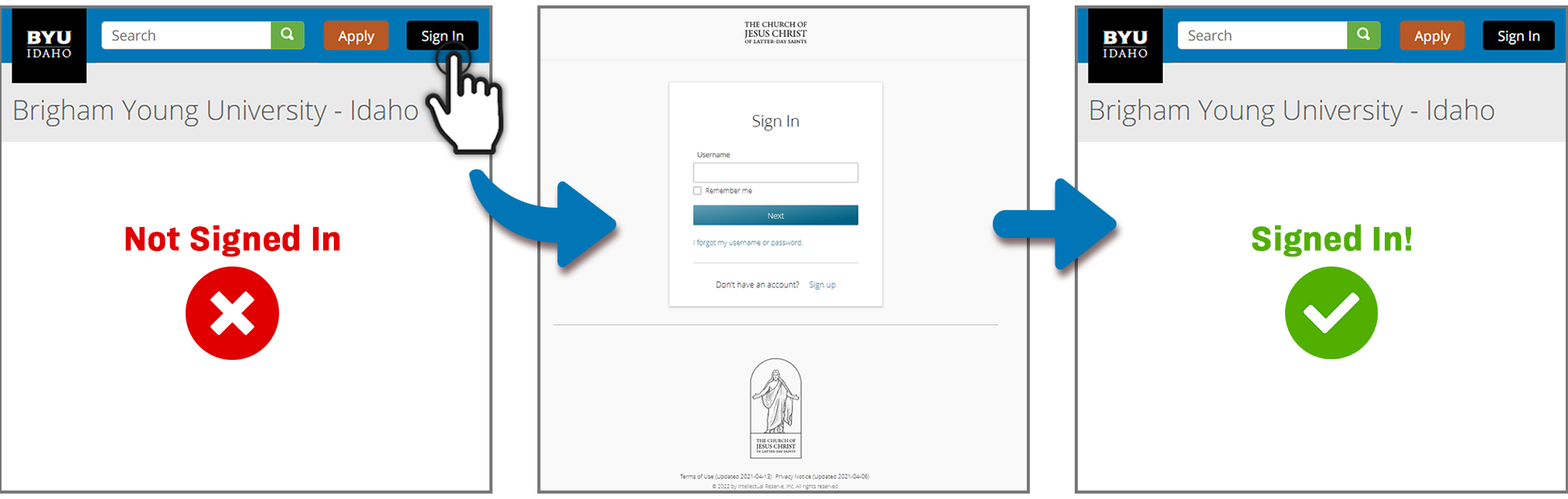
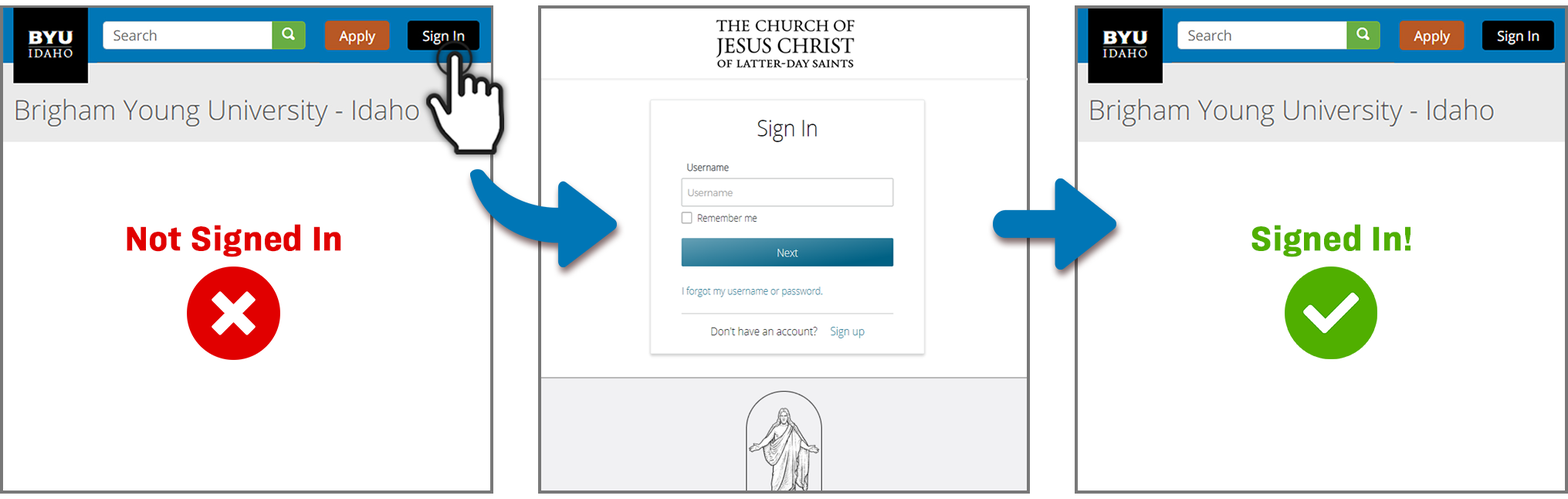
Comparing the layer stacks of the two 1568 × 499 images. Changes:
added group "Left Box" with 5 layers above "Right box" over [left=0, top=6, right=505, bottom=492]
moved "Hand" into group "Left Box", painted on it over [left=429, top=40, right=505, bottom=149]
moved "small-idaho-nav-bar" into group "Left Box", painted on it over [left=1, top=7, right=492, bottom=143]
moved "Not Signed In" into group "Left Box", painted on it over [left=125, top=225, right=342, bottom=257]
moved "Rectangle 3" (1st of 2, in "Left Box") into group "Left Box", painted on it over [left=0, top=6, right=494, bottom=492]
added group "Right box" with 12 layers above "White BG" over [left=538, top=9, right=1541, bottom=492]
added group "Middle Box" with 7 layers in group "Right box" over [left=538, top=9, right=1026, bottom=492]
moved "Rectangle 3" (2nd of 2, in "Right box" › "Middle Box") into group "Middle Box", painted on it over [left=537, top=9, right=1026, bottom=492]
added layer "Layer 9" in group "Middle Box" over [left=716, top=18, right=856, bottom=68]
added layer "Layer 11" in group "Middle Box" over [left=747, top=389, right=823, bottom=492]
added layer "Rectangle 5" in group "Middle Box" over [left=541, top=378, right=868, bottom=492]
added layer "Layer 10" in group "Middle Box" over [left=679, top=117, right=896, bottom=337]
moved "Rectangle 3 copy" into group "Right box" over [left=1077, top=30, right=1541, bottom=266]
moved "small-idaho-nav-bar copy" into group "Right box", painted on it over [left=1355, top=30, right=1541, bottom=124]
renamed "Rectangle 2" to "White BG", painted on it over [left=0, top=6, right=1541, bottom=492]
removed layer "Layer 1 copy 2" over [left=537, top=73, right=1026, bottom=492]
removed layer "Layer 1 copy" over [left=537, top=9, right=1026, bottom=492]
removed layer "Layer 2" over [left=0, top=6, right=1541, bottom=492]
…and 3 more changes (1 added, 2 painted, 2 stack)
